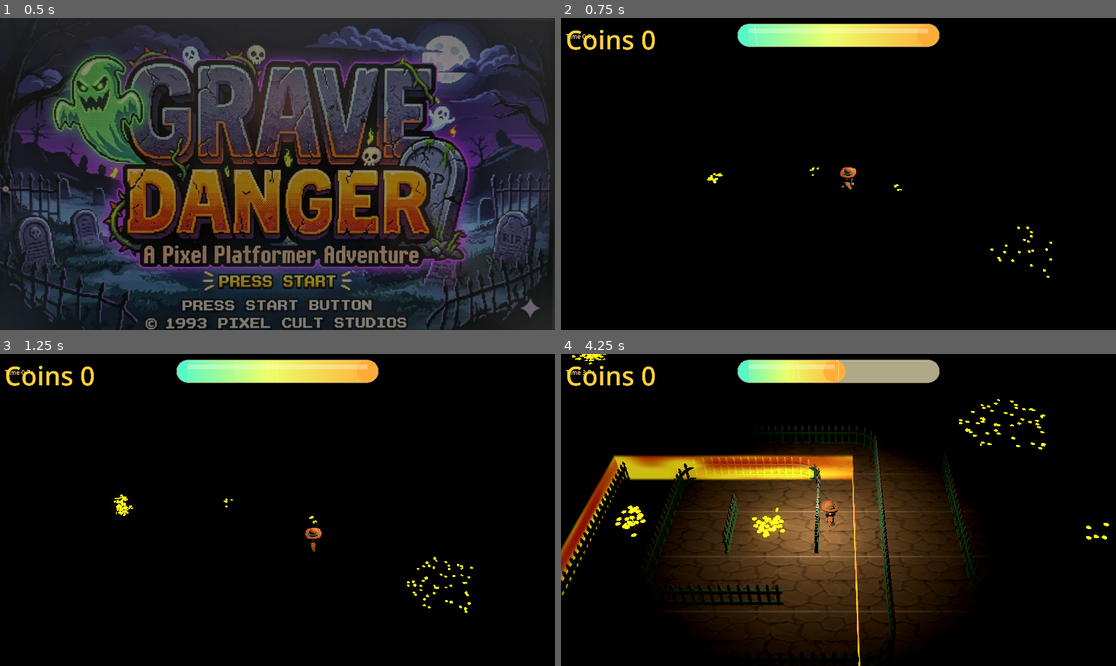
Above: before the commit, frames 1-4 (two rows, left to right).
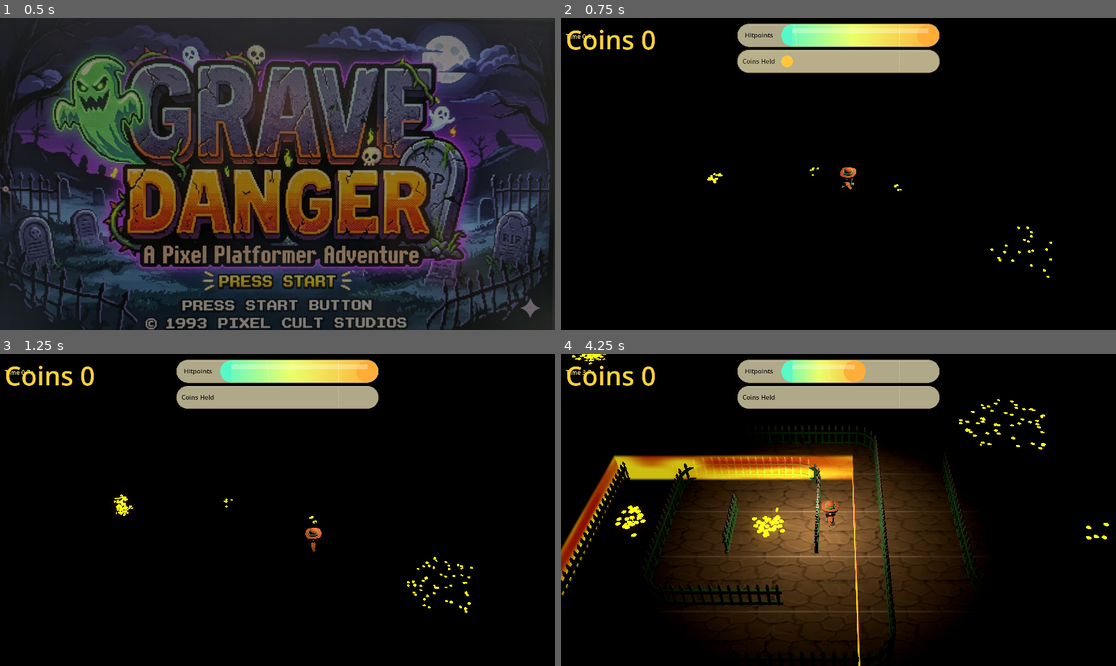
Above: after the commit, the same moments.

Repository: dugbus/grave-danger
Game: Godot game, scene res://title_screen.tscn
Two runs of this game, one before a commit and one after it. Both use one fixed random seed, a clock stepped at 60 frames per second and the inputs below. Sound files missing from this copy of the repository are replaced by a short silence.
Inputs (mouse positions are in pixels of both pictures, inside the frame that each line leads up to):
- Up to frame 1 (0.5 s): no input
- Up to frame 2 (0.75 s): tap Enter (ui_accept) at 0.5 s; move the mouse to (960, 158) at 0.52 s; hold Right (move_right) from 0.53 s (still down); hold E (drop_carried) from 0.53 s (still down); click (960, 158) at 0.67 s
- Up to frame 3 (1.25 s): keep holding Right (move_right); keep holding E (drop_carried); tap Space (jump) at 0.77 s
- Up to frame 4 (4.25 s): move the mouse to (727, 525) at 1.27 s; release Right (move_right) at 1.28 s; release E (drop_carried) at 1.28 s; hold Down (move_down) 1.28-2.03 s; tap E (drop_carried) at 1.35, 2.85 s; click (727, 525) at 1.42 s; tap Space (jump) at 1.52, 3.02, 3.77 s; move the mouse to (894, 441) at 2.02 s; hold Right (move_right) 2.03-2.78 s; hold E (drop_carried) 2.03-2.78 s; click (894, 441) at 2.17 s; move the mouse to (810, 572) at 2.77 s; hold Up (move_up) 2.78-3.53 s; click (810, 572) at 2.92 s; move the mouse to (1005, 556) at 3.52 s; hold Left (move_left) from 3.53 s (still down); hold E (drop_carried) from 3.53 s (still down); click (1005, 556) at 3.67 s

Frame 1 is identical in both runs. In frame 2, 4.2% of the frame differs, in the area x 31-69%, y 2-18%; in frame 3, 3.9%; in frame 4, 4.2%.

Commit message:
Inventory bar added.

Diff:
--- a/energy_hud.gd
+++ b/energy_hud.gd
@@ -1,37 +1,90 @@
 extends CanvasLayer
 
+const HudStatusBarScene := preload("res://hud_status_bar.gd")
+
 @export var death_controller_path: NodePath = ^"../Player/PlayerDeath"
+@export var gold_inventory_path: NodePath = ^"../Player/PlayerGoldInventory"
+
+@export_group("Bars")
 @export_range(120.0, 900.0, 1.0, "suffix:px") var bar_width := 420.0:
 	set(value):
 		bar_width = maxf(value, 120.0)
-		_apply_bar_size()
+		_apply_bar_layout()
 
 @export_range(12.0, 80.0, 1.0, "suffix:px") var bar_height := 26.0:
 	set(value):
 		bar_height = maxf(value, 12.0)
-		_apply_bar_size()
+		_apply_bar_layout()
+
+@export_range(0.0, 80.0, 1.0, "suffix:px") var bar_gap := 10.0:
+	set(value):
+		bar_gap = maxf(value, 0.0)
+		_apply_bar_layout()
+
+@export_range(0.0, 160.0, 1.0, "suffix:px") var top_offset := 20.0:
+	set(value):
+		top_offset = maxf(value, 0.0)
+		_apply_bar_layout()
 
 var death_controller: Node
-var energy_bar: EnergyBarDisplay
+var gold_inventory: Node
+var energy_bar: Control
+var coins_bar: Control
 
 
 func _ready() -> void:
 	layer = 35
 
-	energy_bar = EnergyBarDisplay.new()
+	energy_bar = HudStatusBarScene.new()
 	energy_bar.name = "EnergyBar"
-	energy_bar.mouse_filter = Control.MOUSE_FILTER_IGNORE
-	energy_bar.set_anchors_preset(Control.PRESET_FULL_RECT)
+	energy_bar.configure_label("Hitpoints")
 	add_child(energy_bar)
-	_apply_bar_size()
 
-	_resolve_death_controller()
+	coins_bar = HudStatusBarScene.new()
+	coins_bar.name = "CoinsHeldBar"
+	coins_bar.warning_enabled = false
+	coins_bar.spark_enabled = false
+	coins_bar.configure_label("Coins Held")
+	coins_bar.configure_fill(
+		Color(1.0, 0.76, 0.2),
+		Color(1.0, 0.92, 0.34),
+		Color(0.72, 1.0, 0.62)
+	)
+	add_child(coins_bar)
+
+	_apply_bar_layout()
+	_resolve_references()
+	_connect_inventory_signal()
 
 
 func _process(_delta: float) -> void:
-	if not is_instance_valid(death_controller):
-		_resolve_death_controller()
+	if not is_instance_valid(death_controller) or not is_instance_valid(gold_inventory):
+		_resolve_references()
+		_connect_inventory_signal()
 
+	_update_energy_bar()
+	_update_coins_bar()
+
+
+func _resolve_references() -> void:
+	death_controller = get_node_or_null(death_controller_path)
+	gold_inventory = get_node_or_null(gold_inventory_path)
+
+
+func _connect_inventory_signal() -> void:
+	if gold_inventory == null or not gold_inventory.has_signal("carried_gold_coins_changed"):
+		return
+	if gold_inventory.carried_gold_coins_changed.is_connected(_on_carried_gold_coins_changed):
+		return
+
+	gold_inventory.carried_gold_coins_changed.connect(_on_carried_gold_coins_changed)
+
+
+func _on_carried_gold_coins_changed(_carried_count: int) -> void:
+	_update_coins_bar()
+
+
+func _update_energy_bar() -> void:
 	var energy_ratio := 1.0
 	var is_dead := false
 	if death_controller != null:
@@ -43,225 +96,29 @@
 		var dead_value = death_controller.get("is_dead")
 		is_dead = dead_value is bool and dead_value
 
-	energy_bar.set_energy_ratio(energy_ratio, is_dead)
+	energy_bar.set_ratio(energy_ratio, is_dead)
 
 
-func _resolve_death_controller() -> void:
-	death_controller = get_node_or_null(death_controller_path)
+func _update_coins_bar() -> void:
+	var carried_count := 0
+	var max_count := 100
+	if gold_inventory != null:
+		if gold_inventory.has_method("get_carried_gold_coins"):
+			carried_count = maxi(gold_inventory.get_carried_gold_coins(), 0)
+		if gold_inventory.has_method("get_max_carried_gold_coins"):
+			max_count = maxi(gold_inventory.get_max_carried_gold_coins(), 1)
+
+	coins_bar.set_ratio(float(carried_count) / float(max_count))
 
 
-func _apply_bar_size() -> void:
-	if energy_bar == null:
+func _apply_bar_layout() -> void:
+	if energy_bar == null or coins_bar == null:
 		return
 
-	energy_bar.bar_width = bar_width
-	energy_bar.bar_height = bar_height
-	energy_bar.queue_redraw()
+	energy_bar.configure_size(bar_width, bar_height, top_offset)
+	coins_bar.configure_size(bar_width, bar_height, top_offset + bar_height + bar_gap)
 
-
-class EnergyBarDisplay:
-	extends Control
-
-	const TRACK_BACKGROUND := Color(0.0, 0.0, 0.0, 0.0025)
-	const SHELL_BORDER := Color(0.92, 0.83, 0.58, 0.58)
-	const INNER_BORDER := Color(0.96, 0.98, 0.9, 0.36)
-	const HIGHLIGHT := Color(1.0, 1.0, 0.9, 0.34)
-	const WARNING := Color(1.0, 0.18, 0.08, 0.82)
-
-	var target_ratio := 1.0
-	var visible_ratio := 1.0
-	var damage_flash := 0.0
-	var elapsed := 0.0
-	var dead := false
-	var bar_width := 420.0
-	var bar_height := 26.0
-
-
-	func _ready() -> void:
-		set_process(true)
-
-
-	func set_energy_ratio(value: float, is_dead: bool) -> void:
-		var next_ratio := clampf(value, 0.0, 1.0)
-		if next_ratio < target_ratio:
-			damage_flash = 1.0
-
-		target_ratio = next_ratio
-		dead = is_dead
-
-
-	func _process(delta: float) -> void:
-		elapsed += delta
-		var smooth_t := 1.0 - exp(-12.0 * delta)
-		visible_ratio = lerpf(visible_ratio, target_ratio, smooth_t)
-		damage_flash = maxf(damage_flash - delta * 2.8, 0.0)
-		queue_redraw()
-
-
-	func _draw() -> void:
-		if size.x <= 0.0 or size.y <= 0.0:
-			return
-
-		var resolved_width := minf(bar_width, maxf(size.x - 32.0, 120.0))
-		var resolved_height := minf(bar_height, maxf(size.y * 0.18, 12.0))
-		var bar_top := 20.0 if size.x >= 600.0 else 14.0
-		var track_rect := Rect2(
-			Vector2((size.x - resolved_width) * 0.5, bar_top),
-			Vector2(resolved_width, resolved_height)
-		)
-		var fill_rect := track_rect.grow(-2.0)
-		var fill_width := fill_rect.size.x * visible_ratio
-
-		_draw_capsule(track_rect.grow(4.0), Color(0.0, 0.0, 0.0, 0.18))
-		_draw_capsule(track_rect, SHELL_BORDER)
-		_draw_capsule(track_rect.grow(-1.5), INNER_BORDER)
-		_draw_capsule(fill_rect, TRACK_BACKGROUND)
-
-		if fill_width > 0.5:
-			var active_fill := Rect2(fill_rect.position, Vector2(fill_width, fill_rect.size.y))
-			if visible_ratio >= 0.995:
-				active_fill = fill_rect
-			_draw_gradient_capsule(active_fill)
-			_draw_fill_flourishes(active_fill)
-
-		_draw_tick_marks(fill_rect)
-		_draw_top_glass(track_rect)
-
-		if damage_flash > 0.0:
-			var flash_color := Color(1.0, 0.92, 0.56, 0.28 * damage_flash)
-			_draw_capsule(track_rect.grow(1.0 + damage_flash * 5.0), flash_color)
-
-		if target_ratio <= 0.22 and not dead:
-			var pulse := (sin(elapsed * 9.0) + 1.0) * 0.5
-			_draw_capsule_with_border(
-				track_rect.grow(2.0 + pulse * 5.0),
-				Color(1.0, 0.08, 0.02, 0.02 + pulse * 0.06),
-				Color(WARNING.r, WARNING.g, WARNING.b, 0.25 + pulse * 0.45),
-				2.0
-			)
-
-		if dead:
-			_draw_capsule(track_rect, Color(0.02, 0.0, 0.0, 0.42))
-
-
-	func _draw_gradient_capsule(rect: Rect2) -> void:
-		if rect.size.x <= rect.size.y:
-			_draw_capsule(rect, _energy_color(0.0))
-			return
-
-		var radius := rect.size.y * 0.5
-		var body_x := rect.position.x + radius
-		var body_width := maxf(rect.size.x - radius * 2.0, 0.0)
-		var segment_count := maxi(1, int(ceil(body_width / 4.0)))
-
-		draw_circle(rect.position + Vector2(radius, radius), radius, _energy_color(0.0))
-		for i in range(segment_count):
-			var t0 := float(i) / float(segment_count)
-			var t1 := float(i + 1) / float(segment_count)
-			var x0 := body_x + body_width * t0
-			var x1 := body_x + body_width * t1
-			var color_t := clampf((x0 + (x1 - x0) * 0.5 - rect.position.x) / rect.size.x, 0.0, 1.0)
-			draw_rect(
-				Rect2(Vector2(x0, rect.position.y), Vector2(maxf(x1 - x0 + 1.0, 1.0), rect.size.y)),
-				_energy_color(color_t)
-			)
-		draw_circle(rect.position + Vector2(rect.size.x - radius, radius), radius, _energy_color(1.0))
-
-
-	func _draw_fill_flourishes(rect: Rect2) -> void:
-		var inset := maxf(rect.size.y * 0.18, 2.0)
-		var shine_rect := Rect2(
-			rect.position + Vector2(rect.size.y * 0.5, inset),
-			Vector2(maxf(rect.size.x - rect.size.y, 0.0), maxf(rect.size.y * 0.24, 1.0))
-		)
-		if shine_rect.size.x > 1.0:
-			draw_rect(shine_rect, HIGHLIGHT)
-
-		if rect.size.x > rect.size.y * 1.4:
-			var spark_phase := fmod(elapsed * 0.42, 1.0)
-			var spark_x := rect.position.x + rect.size.x * spark_phase
-			var spark_color := Color(1.0, 1.0, 0.78, 0.46)
-			draw_line(
-				Vector2(spark_x - 5.0, rect.position.y + 3.0),
-				Vector2(spark_x + 4.0, rect.position.y + rect.size.y - 4.0),
-				spark_color,
-				2.0
-			)
-
-
-	func _draw_tick_marks(rect: Rect2) -> void:
-		for marker in [0.25, 0.5, 0.75]:
-			var marker_x: float = rect.position.x + rect.size.x * marker
-			var alpha := 0.20 if marker > visible_ratio else 0.48
-			draw_line(
-				Vector2(marker_x, rect.position.y + 2.0),
-				Vector2(marker_x, rect.position.y + rect.size.y - 2.0),
-				Color(1.0, 0.96, 0.76, alpha),
-				1.0
-			)
-
-
-	func _draw_top_glass(rect: Rect2) -> void:
-		var radius := rect.size.y * 0.5
-		var glass_rect := Rect2(
-			rect.position + Vector2(radius, 3.0),
-			Vector2(maxf(rect.size.x - radius * 2.0, 0.0), 3.0)
-		)
-		if glass_rect.size.x > 1.0:
-			draw_rect(glass_rect, Color(1.0, 1.0, 1.0, 0.18))
-
-
-	func _draw_capsule_with_border(rect: Rect2, fill_color: Color, border_color: Color, border_width: float) -> void:
-		_draw_capsule(rect, border_color)
-		_draw_capsule(rect.grow(-border_width), fill_color)
-
-
-	func _draw_capsule(rect: Rect2, color: Color) -> void:
-		if rect.size.x <= 0.0 or rect.size.y <= 0.0 or color.a <= 0.0:
-			return
-
-		var radius := minf(rect.size.x, rect.size.y) * 0.5
-		if rect.size.x <= rect.size.y:
-			draw_colored_polygon(_create_circle_points(rect.position + rect.size * 0.5, radius), color)
-			return
-
-		draw_colored_polygon(_create_capsule_points(rect, radius), color)
-
-
-	func _create_capsule_points(rect: Rect2, radius: float) -> PackedVector2Array:
-		var points := PackedVector2Array()
-		var segment_count := _get_arc_segment_count(radius)
-		var left_center := rect.position + Vector2(radius, radius)
-		var right_center := rect.position + Vector2(rect.size.x - radius, radius)
-
-		for i in range(segment_count + 1):
-			var angle := lerpf(-PI * 0.5, PI * 0.5, float(i) / float(segment_count))
-			points.append(right_center + Vector2(cos(angle), sin(angle)) * radius)
-
-		for i in range(segment_count + 1):
-			var angle := lerpf(PI * 0.5, PI * 1.5, float(i) / float(segment_count))
-			points.append(left_center + Vector2(cos(angle), sin(angle)) * radius)
-
-		return points
-
-
-	func _create_circle_points(center: Vector2, radius: float) -> PackedVector2Array:
-		var points := PackedVector2Array()
-		var segment_count := _get_arc_segment_count(radius) * 2
-		for i in range(segment_count):
-			var angle := TAU * float(i) / float(segment_count)
-			points.append(center + Vector2(cos(angle), sin(angle)) * radius)
-		return points
-
-
-	func _get_arc_segment_count(radius: float) -> int:
-		return clampi(int(ceil(radius * 0.55)), 12, 32)
-
-
-	func _energy_color(t: float) -> Color:
-		var value := clampf(t, 0.0, 1.0)
-		if target_ratio <= 0.22:
-			return Color(1.0, 0.1, 0.06).lerp(Color(1.0, 0.58, 0.1), value)
-		if value < 0.45:
-			return Color(0.34, 0.97, 0.78).lerp(Color(0.92, 1.0, 0.42), value / 0.45)
-		return Color(0.92, 1.0, 0.42).lerp(Color(1.0, 0.68, 0.22), (value - 0.45) / 0.55)
+	var label_size := int(clampf(bar_height * 0.28 + 2.0, 14.0, 22.0))
+	var label_width := clampf(bar_width * 0.24, 96.0, 150.0)
+	energy_bar.configure_label("Hitpoints", label_size, label_width)
+	coins_bar.configure_label("Coins Held", label_size, label_width)
--- /dev/null
+++ b/hud_status_bar.gd
@@ -0,0 +1,287 @@
+extends Control
+class_name HudStatusBar
+
+const TRACK_BACKGROUND := Color(0.0, 0.0, 0.0, 0.0025)
+const SHELL_BORDER := Color(0.92, 0.83, 0.58, 0.58)
+const INNER_BORDER := Color(0.96, 0.98, 0.9, 0.36)
+const HIGHLIGHT := Color(1.0, 1.0, 0.9, 0.34)
+const WARNING := Color(1.0, 0.18, 0.08, 0.82)
+
+var target_ratio := 1.0
+var visible_ratio := 1.0
+var damage_flash := 0.0
+var elapsed := 0.0
+var inactive := false
+var bar_width := 420.0
+var bar_height := 26.0
+var bar_top := 20.0
+var warning_threshold := 0.22
+var warning_enabled := true
+var fill_start_color := Color(0.34, 0.97, 0.78)
+var fill_mid_color := Color(0.92, 1.0, 0.42)
+var fill_end_color := Color(1.0, 0.68, 0.22)
+var warning_start_color := Color(1.0, 0.1, 0.06)
+var warning_end_color := Color(1.0, 0.58, 0.1)
+var spark_enabled := true
+var label_text := ""
+var label_font_size := 20
+var label_lane_width := 120.0
+var label_color := Color(0.0, 0.0, 0.0, 0.92)
+var label_shadow_color := Color(1.0, 0.96, 0.78, 0.35)
+
+
+func _ready() -> void:
+	mouse_filter = Control.MOUSE_FILTER_IGNORE
+	_sync_viewport_rect()
+	get_viewport().size_changed.connect(_sync_viewport_rect)
+	set_process(true)
+
+
+func set_ratio(value: float, is_inactive: bool = false) -> void:
+	var next_ratio := clampf(value, 0.0, 1.0)
+	if next_ratio < target_ratio:
+		damage_flash = 1.0
+
+	target_ratio = next_ratio
+	inactive = is_inactive
+
+
+func configure_size(width: float, height: float, top: float) -> void:
+	bar_width = maxf(width, 120.0)
+	bar_height = maxf(height, 12.0)
+	bar_top = maxf(top, 0.0)
+	queue_redraw()
+
+
+func configure_fill(start_color: Color, mid_color: Color, end_color: Color) -> void:
+	fill_start_color = start_color
+	fill_mid_color = mid_color
+	fill_end_color = end_color
+	queue_redraw()
+
+
+func configure_label(text: String, font_size: int = 18, lane_width: float = 120.0) -> void:
+	label_text = text
+	label_font_size = maxi(font_size, 8)
+	label_lane_width = maxf(lane_width, 0.0)
+	queue_redraw()
+
+
+func _process(delta: float) -> void:
+	_sync_viewport_rect()
+	elapsed += delta
+	var smooth_t := 1.0 - exp(-12.0 * delta)
+	visible_ratio = lerpf(visible_ratio, target_ratio, smooth_t)
+	damage_flash = maxf(damage_flash - delta * 2.8, 0.0)
+	queue_redraw()
+
+
+func _sync_viewport_rect() -> void:
+	var project_size := Vector2(
+		float(ProjectSettings.get_setting("display/window/size/viewport_width", 1920)),
+		float(ProjectSettings.get_setting("display/window/size/viewport_height", 1080))
+	)
+	var viewport_size := get_viewport_rect().size
+	var target_size := Vector2(maxf(viewport_size.x, project_size.x), maxf(viewport_size.y, project_size.y))
+
+	if DisplayServer.get_name() != "headless":
+		var window_size := Vector2(DisplayServer.window_get_size())
+		target_size = Vector2(maxf(target_size.x, window_size.x), maxf(target_size.y, window_size.y))
+
+	position = Vector2.ZERO
+	size = target_size
+
+
+func _draw() -> void:
+	if size.x <= 0.0 or size.y <= 0.0:
+		return
+
+	var resolved_width := minf(bar_width, maxf(size.x - 32.0, 120.0))
+	var resolved_height := minf(bar_height, maxf(size.y * 0.18, 12.0))
+	var text_lane_width := minf(label_lane_width, maxf(resolved_width - 80.0, 0.0)) if not label_text.is_empty() else 0.0
+	var track_rect := Rect2(
+		Vector2((size.x - resolved_width) * 0.5, bar_top),
+		Vector2(resolved_width, resolved_height)
+	)
+	var text_rect := Rect2(track_rect.position, Vector2(text_lane_width, track_rect.size.y))
+	var fill_track_rect := Rect2(
+		track_rect.position + Vector2(text_lane_width, 0.0),
+		Vector2(maxf(track_rect.size.x - text_lane_width, 1.0), track_rect.size.y)
+	)
+	var fill_rect := fill_track_rect.grow(-2.0)
+	var fill_width := fill_rect.size.x * visible_ratio
+
+	_draw_capsule(track_rect.grow(4.0), Color(0.0, 0.0, 0.0, 0.18))
+	_draw_capsule(track_rect, SHELL_BORDER)
+	_draw_capsule(track_rect.grow(-1.5), INNER_BORDER)
+	_draw_capsule(fill_track_rect.grow(-2.0), TRACK_BACKGROUND)
+
+	if fill_width > 0.5:
+		var active_fill := Rect2(fill_rect.position, Vector2(fill_width, fill_rect.size.y))
+		if visible_ratio >= 0.995:
+			active_fill = fill_rect
+		_draw_gradient_capsule(active_fill)
+		_draw_fill_flourishes(active_fill)
+
+	_draw_tick_marks(fill_rect)
+	_draw_top_glass(track_rect)
+	_draw_label(text_rect)
+
+	if damage_flash > 0.0:
+		var flash_color := Color(1.0, 0.92, 0.56, 0.28 * damage_flash)
+		_draw_capsule(track_rect.grow(1.0 + damage_flash * 5.0), flash_color)
+
+	if warning_enabled and target_ratio <= warning_threshold and not inactive:
+		var pulse := (sin(elapsed * 9.0) + 1.0) * 0.5
+		_draw_capsule_with_border(
+			track_rect.grow(2.0 + pulse * 5.0),
+			Color(1.0, 0.08, 0.02, 0.02 + pulse * 0.06),
+			Color(WARNING.r, WARNING.g, WARNING.b, 0.25 + pulse * 0.45),
+			2.0
+		)
+
+	if inactive:
+		_draw_capsule(track_rect, Color(0.02, 0.0, 0.0, 0.42))
+
+
+func _draw_gradient_capsule(rect: Rect2) -> void:
+	if rect.size.x <= rect.size.y:
+		_draw_capsule(rect, _fill_color(0.0))
+		return
+
+	var radius := rect.size.y * 0.5
+	var body_x := rect.position.x + radius
+	var body_width := maxf(rect.size.x - radius * 2.0, 0.0)
+	var segment_count := maxi(1, int(ceil(body_width / 4.0)))
+
+	_draw_capsule_cap(rect.position + Vector2(radius, radius), radius, _fill_color(0.0))
+	for i in range(segment_count):
+		var t0 := float(i) / float(segment_count)
+		var t1 := float(i + 1) / float(segment_count)
+		var x0 := body_x + body_width * t0
+		var x1 := body_x + body_width * t1
+		var color_t := clampf((x0 + (x1 - x0) * 0.5 - rect.position.x) / rect.size.x, 0.0, 1.0)
+		draw_rect(
+			Rect2(Vector2(x0, rect.position.y), Vector2(maxf(x1 - x0 + 1.0, 1.0), rect.size.y)),
+			_fill_color(color_t)
+		)
+	_draw_capsule_cap(rect.position + Vector2(rect.size.x - radius, radius), radius, _fill_color(1.0))
+
+
+func _draw_fill_flourishes(rect: Rect2) -> void:
+	var inset := maxf(rect.size.y * 0.18, 2.0)
+	var shine_rect := Rect2(
+		rect.position + Vector2(rect.size.y * 0.5, inset),
+		Vector2(maxf(rect.size.x - rect.size.y, 0.0), maxf(rect.size.y * 0.24, 1.0))
+	)
+	if shine_rect.size.x > 1.0:
+		draw_rect(shine_rect, HIGHLIGHT)
+
+	if spark_enabled and rect.size.x > rect.size.y * 1.4:
+		var spark_phase := fmod(elapsed * 0.42, 1.0)
+		var spark_x := rect.position.x + rect.size.x * spark_phase
+		var spark_color := Color(1.0, 1.0, 0.78, 0.46)
+		draw_line(
+			Vector2(spark_x - 5.0, rect.position.y + 3.0),
+			Vector2(spark_x + 4.0, rect.position.y + rect.size.y - 4.0),
+			spark_color,
+			2.0
+		)
+
+
+func _draw_tick_marks(rect: Rect2) -> void:
+	for marker in [0.25, 0.5, 0.75]:
+		var marker_x: float = rect.position.x + rect.size.x * marker
+		var alpha := 0.20 if marker > visible_ratio else 0.48
+		draw_line(
+			Vector2(marker_x, rect.position.y + 2.0),
+			Vector2(marker_x, rect.position.y + rect.size.y - 2.0),
+			Color(1.0, 0.96, 0.76, alpha),
+			1.0
+		)
+
+
+func _draw_top_glass(rect: Rect2) -> void:
+	var radius := rect.size.y * 0.5
+	var glass_rect := Rect2(
+		rect.position + Vector2(radius, 3.0),
+		Vector2(maxf(rect.size.x - radius * 2.0, 0.0), 3.0)
+	)
+	if glass_rect.size.x > 1.0:
+		draw_rect(glass_rect, Color(1.0, 1.0, 1.0, 0.18))
+
+
+func _draw_label(rect: Rect2) -> void:
+	if label_text.is_empty() or rect.size.x <= 1.0:
+		return
+
+	var font := ThemeDB.fallback_font
+	var font_size := minf(float(label_font_size), maxf(rect.size.y * 0.46, 8.0))
+	var text_size := font.get_string_size(label_text, HORIZONTAL_ALIGNMENT_LEFT, -1.0, int(font_size))
+	var text_position := rect.position + Vector2(
+		(rect.size.x - text_size.x) * 0.5,
+		(rect.size.y - text_size.y) * 0.5 + font.get_ascent(int(font_size))
+	)
+
+	draw_string(font, text_position + Vector2(1.0, 1.0), label_text, HORIZONTAL_ALIGNMENT_LEFT, -1.0, int(font_size), label_shadow_color)
+	draw_string(font, text_position, label_text, HORIZONTAL_ALIGNMENT_LEFT, -1.0, int(font_size), label_color)
+
+
+func _draw_capsule_with_border(rect: Rect2, fill_color: Color, border_color: Color, border_width: float) -> void:
+	_draw_capsule(rect, border_color)
+	_draw_capsule(rect.grow(-border_width), fill_color)
+
+
+func _draw_capsule(rect: Rect2, color: Color) -> void:
+	if rect.size.x <= 0.0 or rect.size.y <= 0.0 or color.a <= 0.0:
+		return
+
+	var radius := minf(rect.size.x, rect.size.y) * 0.5
+	if rect.size.x <= rect.size.y:
+		draw_colored_polygon(_create_circle_points(rect.position + rect.size * 0.5, radius), color)
+		return
+
+	draw_colored_polygon(_create_capsule_points(rect, radius), color)
+
+
+func _draw_capsule_cap(center: Vector2, radius: float, color: Color) -> void:
+	draw_colored_polygon(_create_circle_points(center, radius), color)
+
+
+func _create_capsule_points(rect: Rect2, radius: float) -> PackedVector2Array:
+	var points := PackedVector2Array()
+	var segment_count := _get_arc_segment_count(radius)
+	var left_center := rect.position + Vector2(radius, radius)
+	var right_center := rect.position + Vector2(rect.size.x - radius, radius)
+
+	for i in range(segment_count + 1):
+		var angle := lerpf(-PI * 0.5, PI * 0.5, float(i) / float(segment_count))
+		points.append(right_center + Vector2(cos(angle), sin(angle)) * radius)
+
+	for i in range(segment_count + 1):
+		var angle := lerpf(PI * 0.5, PI * 1.5, float(i) / float(segment_count))
+		points.append(left_center + Vector2(cos(angle), sin(angle)) * radius)
+
+	return points
+
+
+func _create_circle_points(center: Vector2, radius: float) -> PackedVector2Array:
+	var points := PackedVector2Array()
+	var segment_count := _get_arc_segment_count(radius) * 2
+	for i in range(segment_count):
+		var angle := TAU * float(i) / float(segment_count)
+		points.append(center + Vector2(cos(angle), sin(angle)) * radius)
+	return points
+
+
+func _get_arc_segment_count(radius: float) -> int:
+	return clampi(int(ceil(radius * 0.55)), 12, 32)
+
+
+func _fill_color(t: float) -> Color:
+	var value := clampf(t, 0.0, 1.0)
+	if warning_enabled and target_ratio <= warning_threshold:
+		return warning_start_color.lerp(warning_end_color, value)
+	if value < 0.45:
+		return fill_start_color.lerp(fill_mid_color, value / 0.45)
+	return fill_mid_color.lerp(fill_end_color, (value - 0.45) / 0.55)
--- a/player_gold_inventory.gd
+++ b/player_gold_inventory.gd
@@ -79,6 +79,10 @@
 
 func get_carried_gold_coins() -> int:
 	return carried_gold_coins
+
+
+func get_max_carried_gold_coins() -> int:
+	return MAX_CARRIED_GOLD_COINS
 
 
 func weight_multiplier(empty_value: float, full_value: float) -> float:
Not shown, added: hud_status_bar.gd.uid
